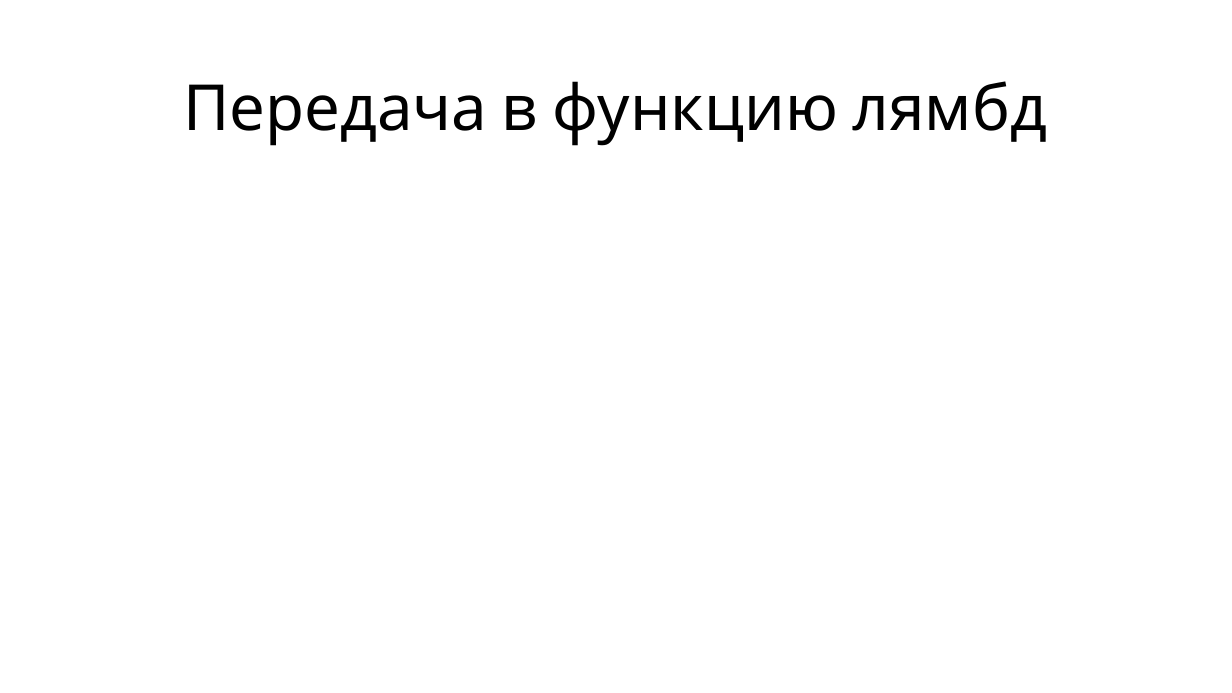
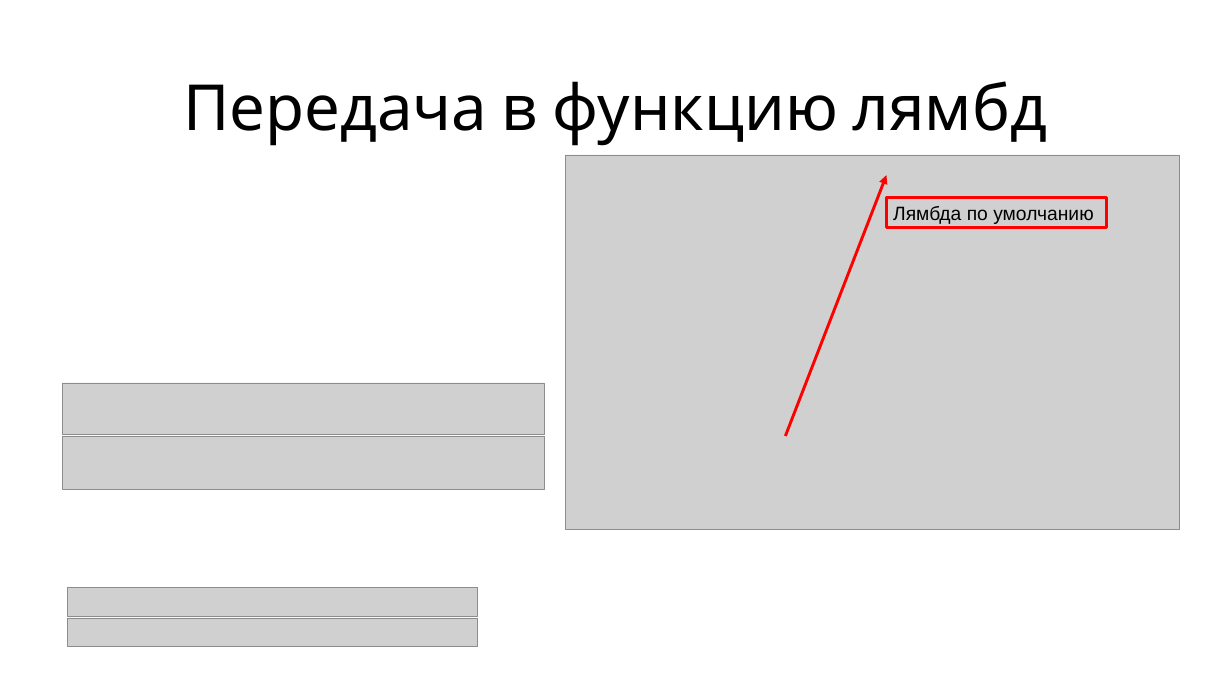
Before and after one commit to maxchv/LearnPython, a slide deck: slide 11 of week06/Lambda.pptx (slide 8 before the commit). Drawn at 1232x693 pixels with LibreOffice and Linux fonts; fonts in the diff are those of the drawing; grey boxes stand for pictures. Boxes give left, top, right and bottom in pixels: in the first picture for what was removed or moved away, otherwise in the second. Text is boxed around its words. In the diff, an @@ line names an element or a change of style, - is before the commit and + after.

Commit message:
Добавлены материалы занятия по лямбдам

```diff
--- a/week06/Lambda.pptx
+++ b/week06/Lambda.pptx
@@ picture added at box(565, 155, 1179, 529) @@
@@ arrow added from (785, 436) to (886, 175), #FF0000 3 pt @@
@@ rectangle added at box(886, 197, 1106, 228), outline #FF0000 3 pt, 20 pt, text #000000 @@
+Лямбда по умолчанию
@@ picture added at box(62, 383, 545, 434) @@
@@ picture added at box(62, 436, 545, 489) @@
@@ picture added at box(67, 588, 477, 616) @@
@@ picture added at box(67, 618, 477, 647) @@
```
Also in this commit, not shown: 5 other slides changed, 19 slides added, 5 slides removed, 2 other files.
